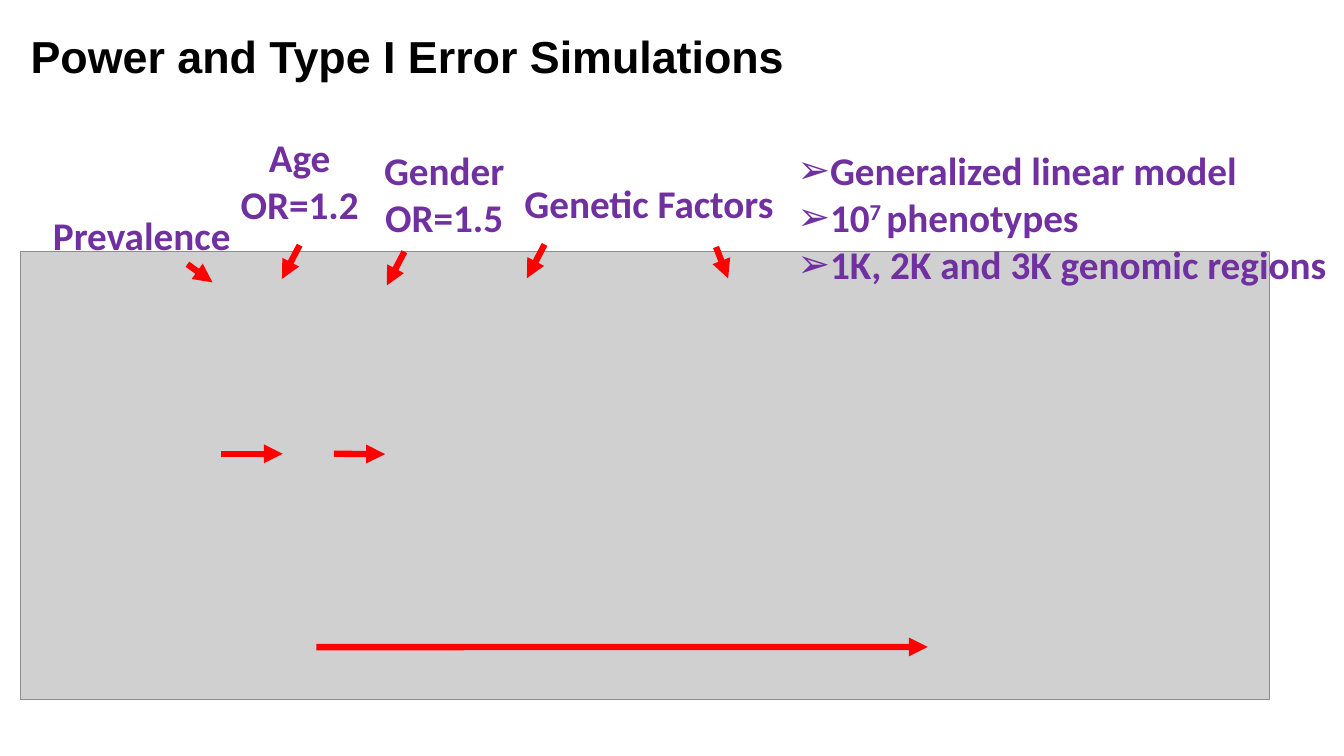
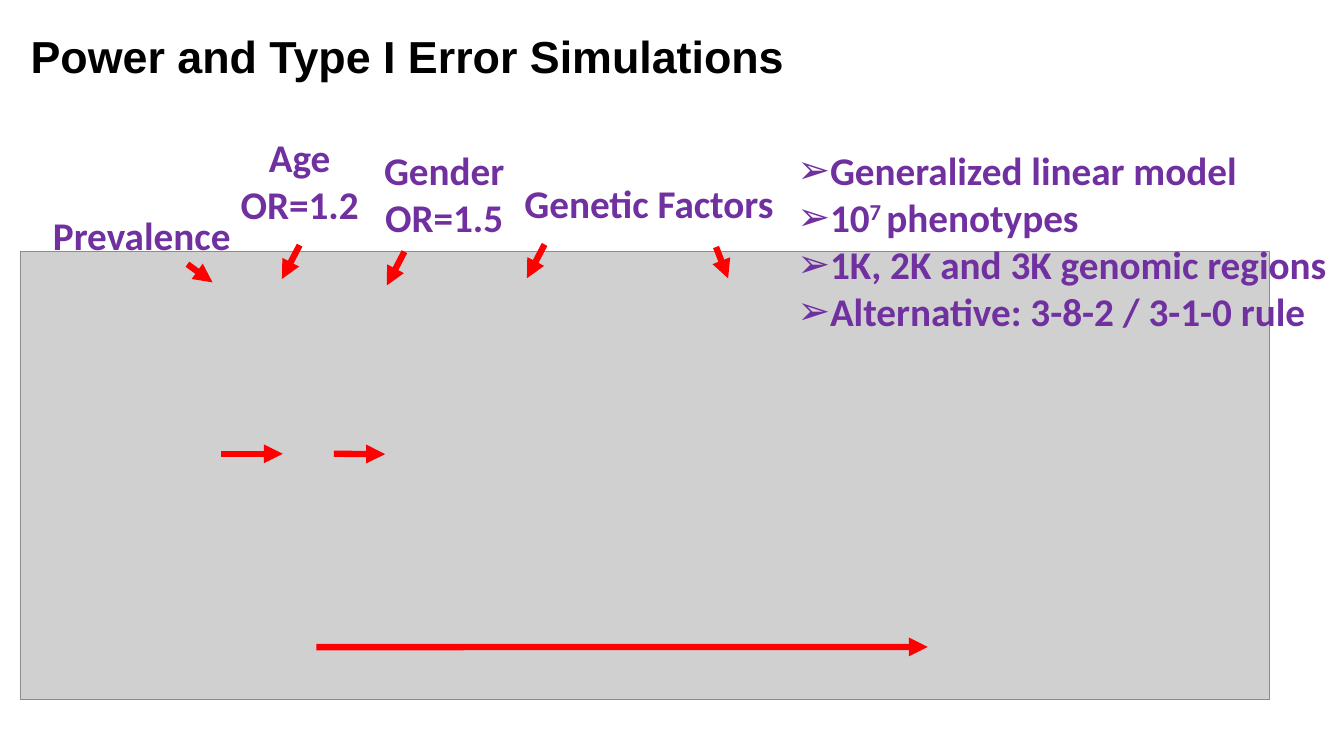
Before and after one commit to Shicheng-Guo/Shicheng-Guo.Github.io, a slide deck: slide 4 of tutorials/2020/Robust-SKAT-Shicheng-Guo-2020-P-MCRI.pptx. Drawn at 1344x756 pixels with LibreOffice and Linux fonts; fonts in the diff are those of the drawing; grey boxes stand for pictures. Boxes give left, top, right and bottom in pixels: in the first picture for what was removed or moved away, otherwise in the second. Text is boxed around its words. In the diff, an @@ line names an element or a change of style, - is before the commit and + after.

```diff
--- a/tutorials/2020/Robust-SKAT-Shicheng-Guo-2020-P-MCRI.pptx
+++ b/tutorials/2020/Robust-SKAT-Shicheng-Guo-2020-P-MCRI.pptx
@@ text at (x1=830, y1=293, x2=1305, y2=336): paragraph added @@
+➢ Alternative: 3-8-2 / 3-1-0 rule
```
